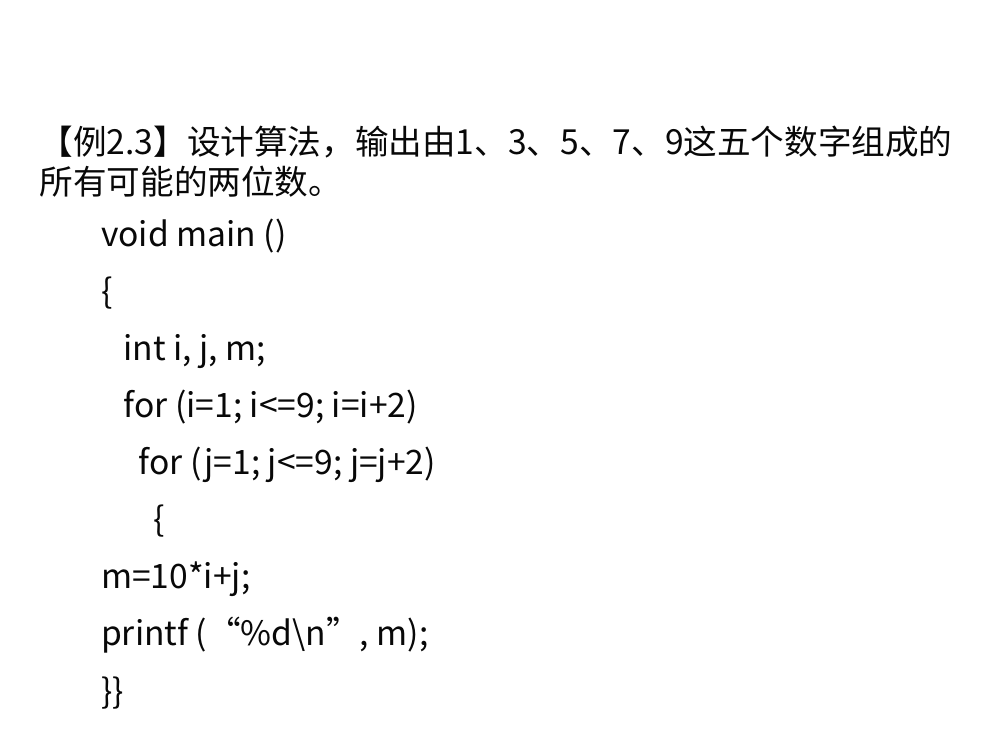
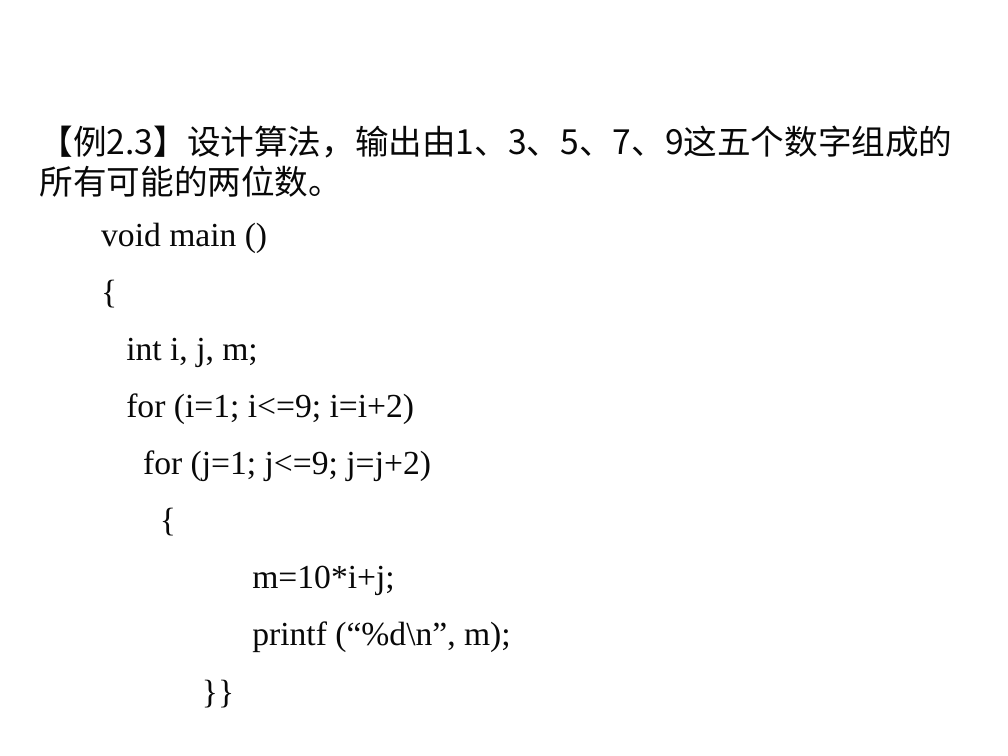
Before and after one commit to liutongling/DP, a slide deck: slide 18 of file/第2章 蛮力法.pptx (slide 16 before the commit). Drawn at 1008x756 pixels with LibreOffice and Linux fonts; fonts in the diff are those of the drawing; background and template pictures are left out. Boxes give left, top, right and bottom in pixels: in the first picture for what was removed or moved away, otherwise in the second. Text is boxed around its words. In the diff, an @@ line names an element or a change of style, - is before the commit and + after.

```diff
--- a/file/第2章 蛮力法.pptx
+++ b/file/第2章 蛮力法.pptx
@@ text "void main ()" at <box>101,222,511,652</box>: font Noto Sans CJK SC to Times New Roman; list level 1 to 3 in "m=10*i+j;"; list level 1 to 3 in "printf (“%d\n”, m);" @@
```
Also in this commit, not shown: 16 other slides changed, 18 slides added, 51 slides removed.
